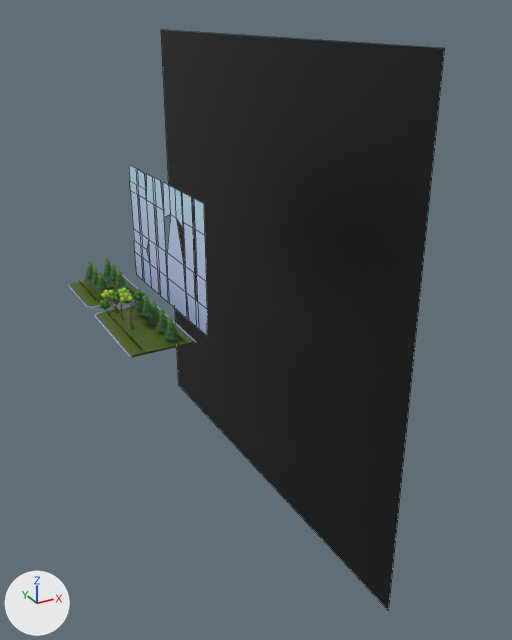
Before and after pictures for a commit that changed the Blender file Materials/Icon.blend.
The view is the same before and after, from a 50 mm camera at (-48.7, -124.0, 53.4) aimed at (14.6, -8.8, -4.2). The lights are fixed; the arrows at lower left show +X, +Y and +Z. Mesh edges are drawn as thin lines on the coarser meshes.

The first picture shows 'Fonts', 'Garden.001', 'Plane'.
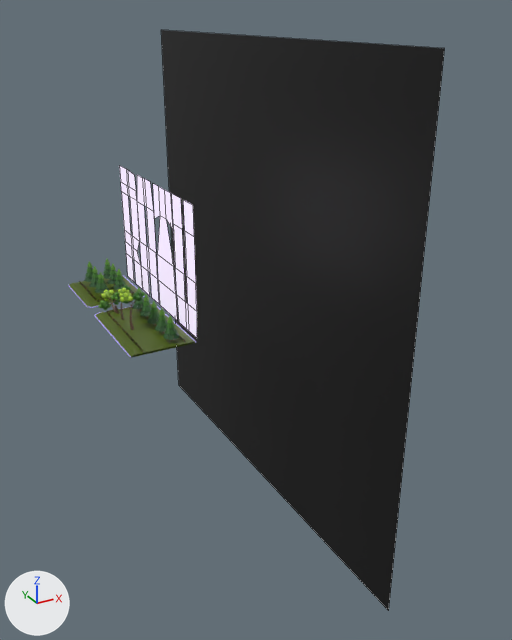
The edits, one by one:
Material 'MaterialFont' (mat_materialfont) is new.
Its base color is (0.569, 0.364, 0.792) (purple #c7a3e6).
Its emission color is (0.587, 0.587, 0.587) (light grey #c9c9c9).
Its emission strength is 1.0.
me_cube_083 has 82 vertices, 41 faces and spans x -1.0, y -19.6..17.0, z 0.0..24.1.
me_cube_083 no longer uses material mat_materialmap (picture img_colorpalete_duel_32x_png).
me_cube_083 now uses material mat_materialfont (purple #c7a3e6).
Object 'Fonts' (ob_fonts) moves from (0.0, 0.0, 0.0) to (-2.0, 0.0, 0.0).

Boxes [x1, y1, x2, y2] around the edits, measured in the pictures (512 x 640 px):
'Fonts', recoloured, moved: before [129, 165, 207, 336]; after [119, 165, 197, 338]
